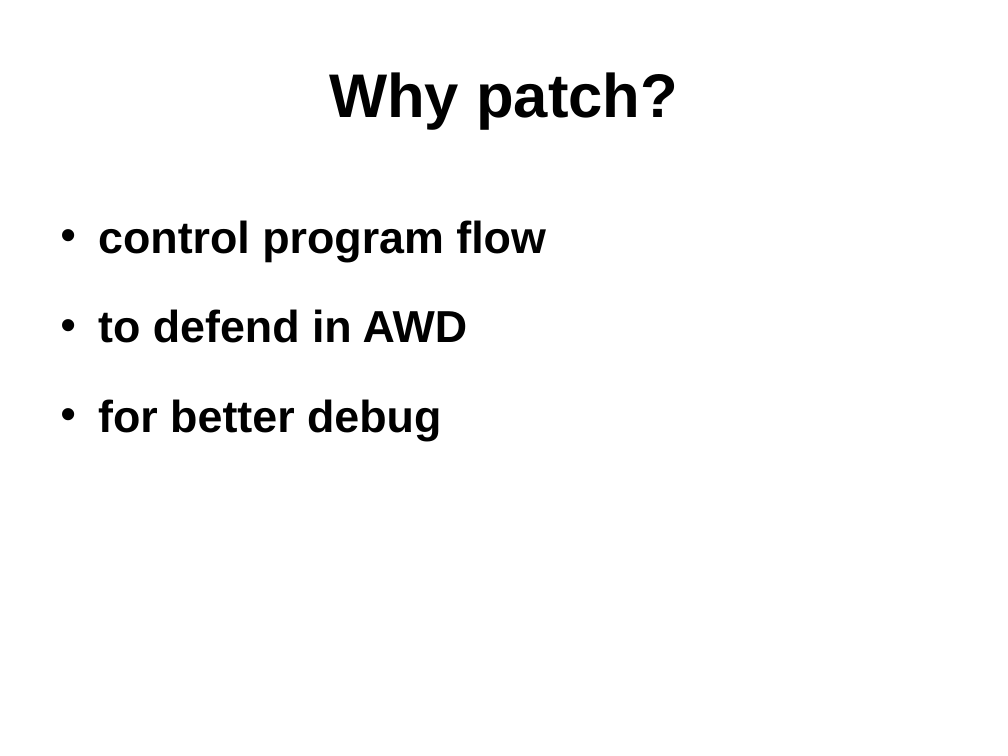
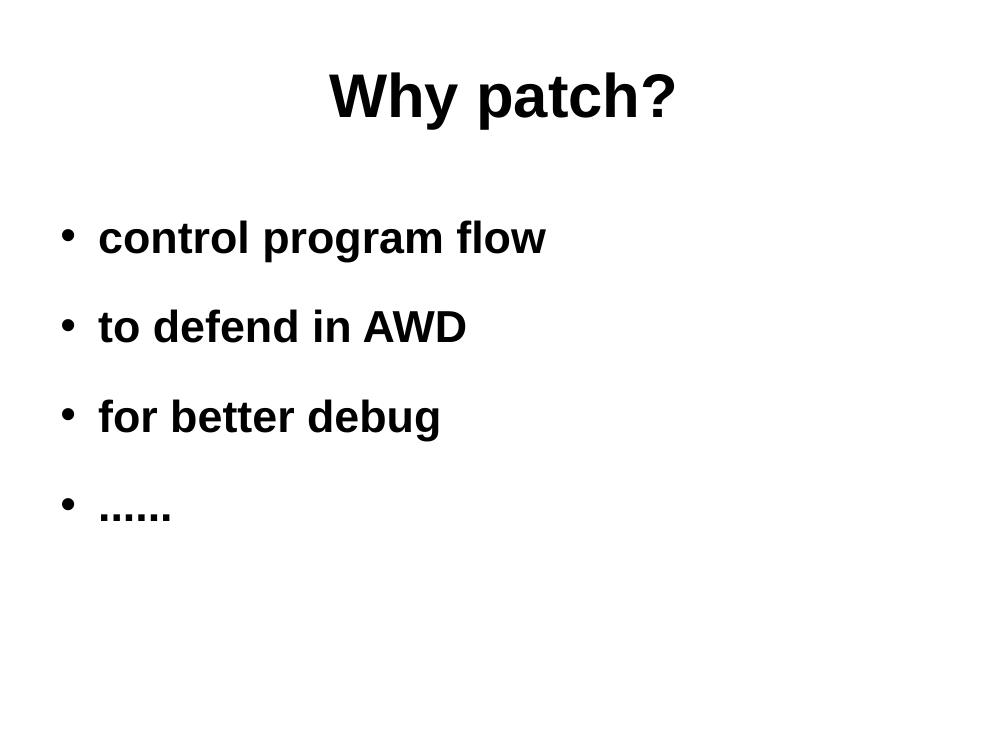
Before and after one commit to zephyract/my_repo, a slide deck: slide 7 of islab/debug&patch/debug&patch.pptx. Drawn at 1008x756 pixels with LibreOffice and Linux fonts; fonts in the diff are those of the drawing. Boxes give left, top, right and bottom in pixels: in the first picture for what was removed or moved away, otherwise in the second. Text is boxed around its words. In the diff, an @@ line names an element or a change of style, - is before the commit and + after.

Commit message:
debug & patch

```diff
--- a/islab/debug&patch/debug&patch.pptx
+++ b/islab/debug&patch/debug&patch.pptx
@@ text at (98,220,545,441): paragraph added @@
+• ......
```
Also in this commit, not shown: 4 other slides changed, 1 slide added, 8 other files.
